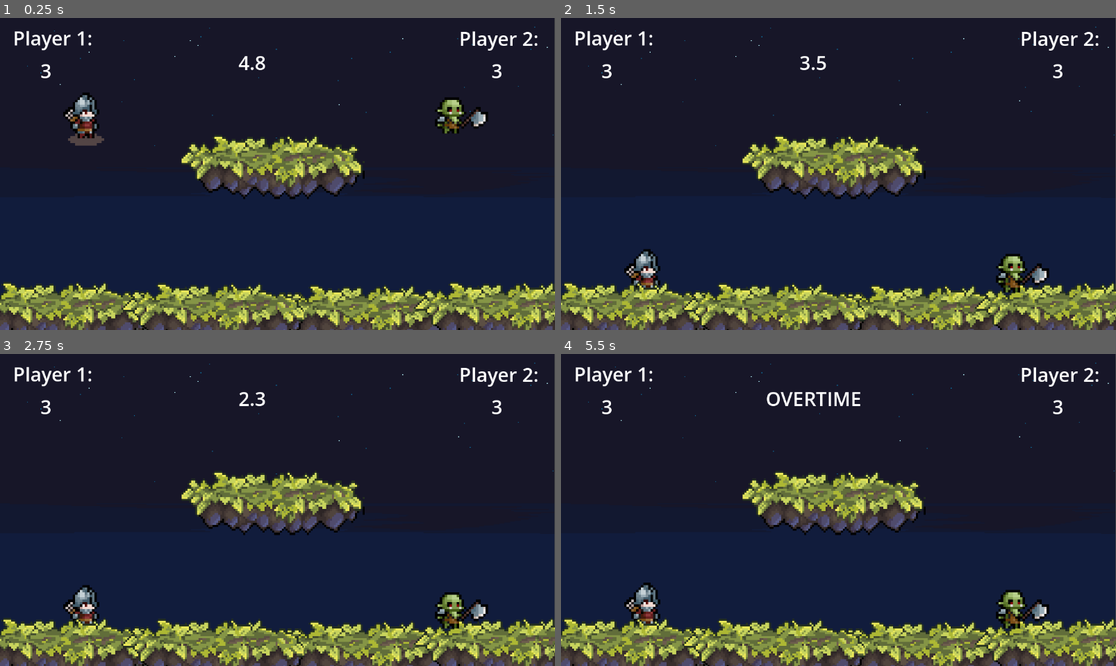
Above: before the commit, frames 1-4 (two rows, left to right).
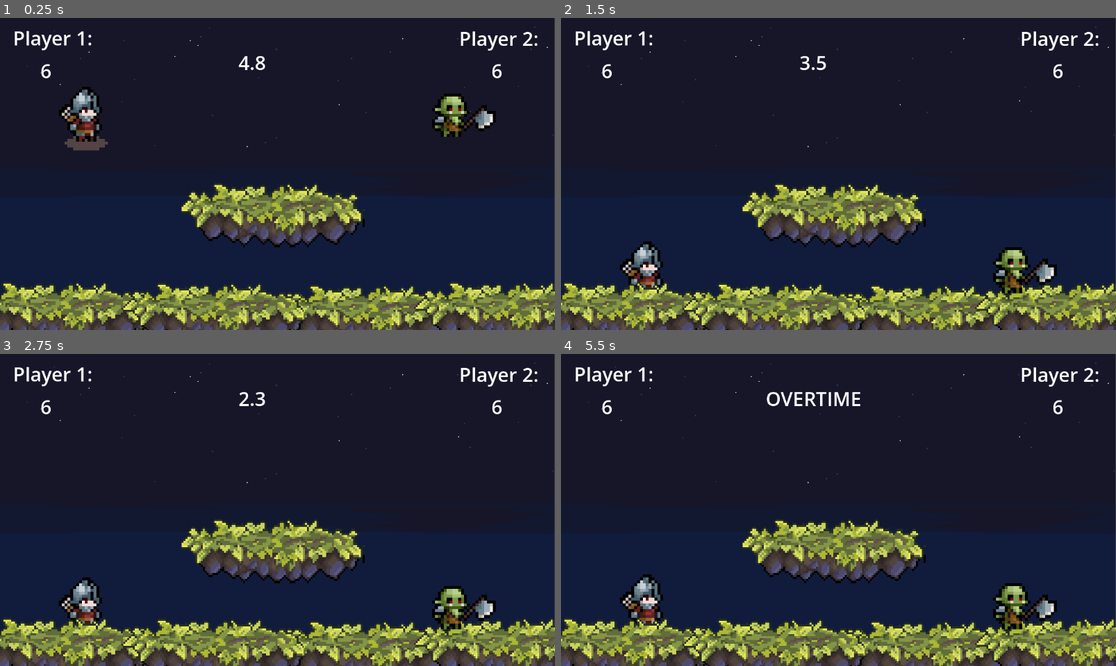
Above: after the commit, the same moments.

Repository: Battlica/game-jam-plus
Game: Godot game, scene res://main.tscn
Same seed, same stepped clock (60 frames per second), same inputs: the game is played once before the commit and once after it.
Inputs:
- Up to frame 1 (0.25 s): no input
- Up to frame 2 (1.5 s): no input
- Up to frame 3 (2.75 s): no input
- Up to frame 4 (5.5 s): no input

The runs differ from the first frame. In frame 1, 11% of the frame differs, in the area x 7-91%, y 14-74%; in frame 2, 11%; in frame 3, 11%; in frame 4, 11%.

Commit message:
Changed some values

Diff:
--- a/floating_platform.tscn
+++ b/floating_platform.tscn
@@ -8,12 +8,12 @@
 [node name="FloatingPlatform" type="StaticBody2D" unique_id=778303035]
 
 [node name="Sprite2D" type="Sprite2D" parent="." unique_id=1842510231]
-position = Vector2(568.00006, 292)
+position = Vector2(568, 392)
 scale = Vector2(4, 4.157)
 texture = ExtResource("1_atcpt")
 region_enabled = true
 region_rect = Rect2(418.01987, 215.97852, 95.19913, 42.23117)
 
 [node name="CollisionShape2D" type="CollisionShape2D" parent="." unique_id=90210732]
-position = Vector2(567.375, 308)
+position = Vector2(567.375, 408)
 shape = SubResource("RectangleShape2D_c2t5o")
--- a/hud.tscn
+++ b/hud.tscn
@@ -20,7 +20,7 @@
 offset_right = 175.0
 offset_bottom = 192.0
 theme_override_font_sizes/font_size = 40
-text = "3"
+text = "6"
 
 [node name="Player2Lives" type="Label" parent="." unique_id=500309722]
 offset_left = 953.0
@@ -38,7 +38,7 @@
 offset_right = 185.0
 offset_bottom = 191.0
 theme_override_font_sizes/font_size = 40
-text = "3"
+text = "6"
 
 [node name="TimerLabel" type="Label" parent="." unique_id=2135317283]
 offset_left = 417.0
--- a/player.gd
+++ b/player.gd
@@ -9,11 +9,11 @@
 var right
 var jump
 var attack
-var lives := 3
+var lives := 6
 var saved_direction = 1
 var invincible = false
 const SPEED = 500.0
-const JUMP_VELOCITY = -1000.0
+const JUMP_VELOCITY = -1200.0
 const ACCELERATION = 100
 const FRICTION = 20
 const GRAVITY_SCALE = 3
--- a/player.tscn
+++ b/player.tscn
@@ -4,7 +4,7 @@
 [ext_resource type="SpriteFrames" uid="uid://bt4abdvagbh1h" path="res://Sprite Frames/soldier.tres" id="2_onrkg"]
 
 [sub_resource type="RectangleShape2D" id="RectangleShape2D_buxg0"]
-size = Vector2(60, 91)
+size = Vector2(71, 104)
 
 [sub_resource type="RectangleShape2D" id="RectangleShape2D_onrkg"]
 size = Vector2(65.125, 91)
@@ -15,19 +15,20 @@
 
 [node name="AnimatedSprite2D" type="AnimatedSprite2D" parent="." unique_id=1653718341]
 position = Vector2(7.6293945e-06, 0)
-scale = Vector2(5, 5)
+scale = Vector2(6, 6)
 sprite_frames = ExtResource("2_onrkg")
 animation = &"attack2"
 autoplay = "idle"
 
 [node name="CollisionShape2D" type="CollisionShape2D" parent="." unique_id=210560316]
-position = Vector2(0, -10.5)
+position = Vector2(-0.5, -12)
 shape = SubResource("RectangleShape2D_buxg0")
+one_way_collision = true
 
 [node name="AttackArea" type="Area2D" parent="." unique_id=807345608]
 
 [node name="CollisionShape2D" type="CollisionShape2D" parent="AttackArea" unique_id=210515617]
-position = Vector2(63.4375, -10.5)
+position = Vector2(68, -13)
 shape = SubResource("RectangleShape2D_onrkg")
 debug_color = Color(0.6156863, 0.5294118, 0.23529412, 0.73333335)
 
